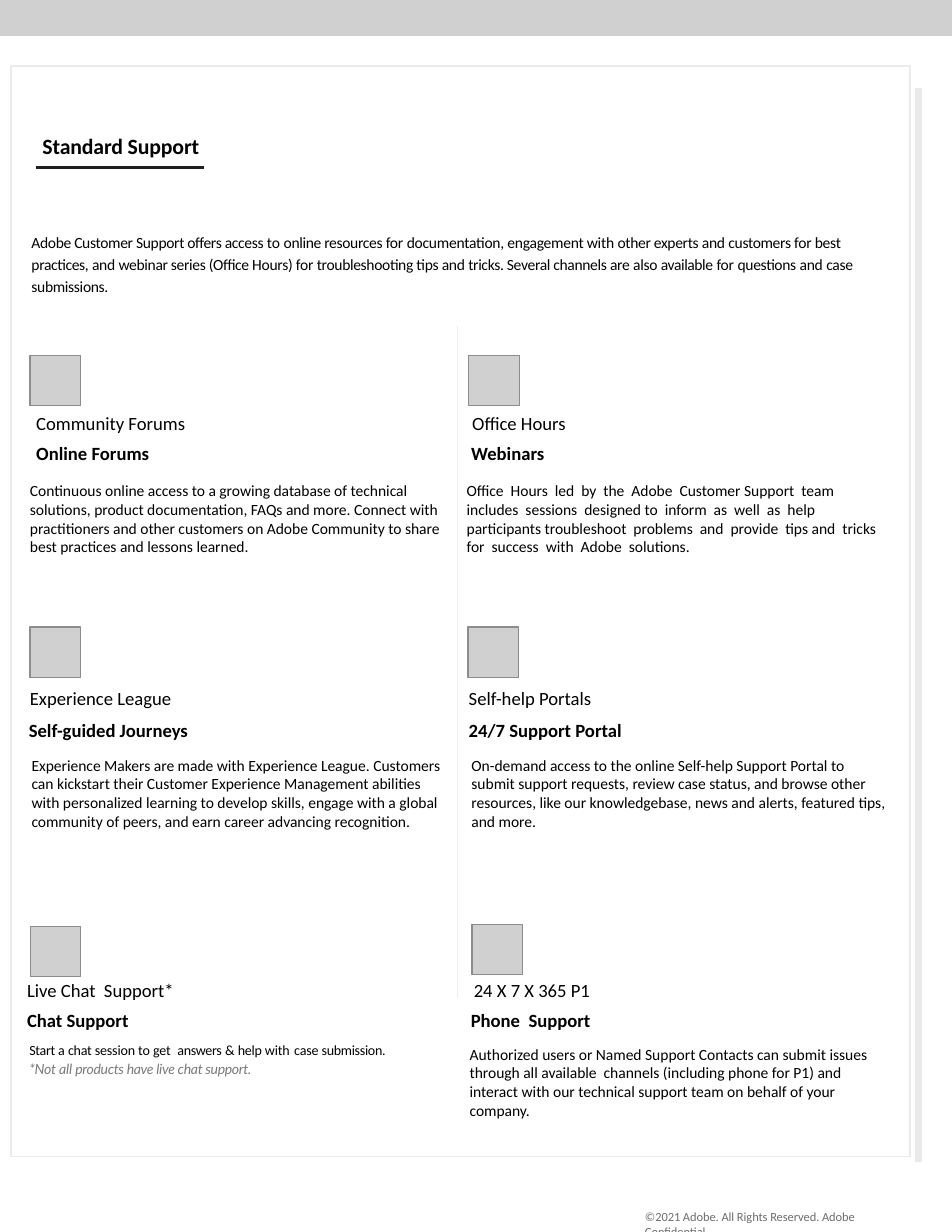
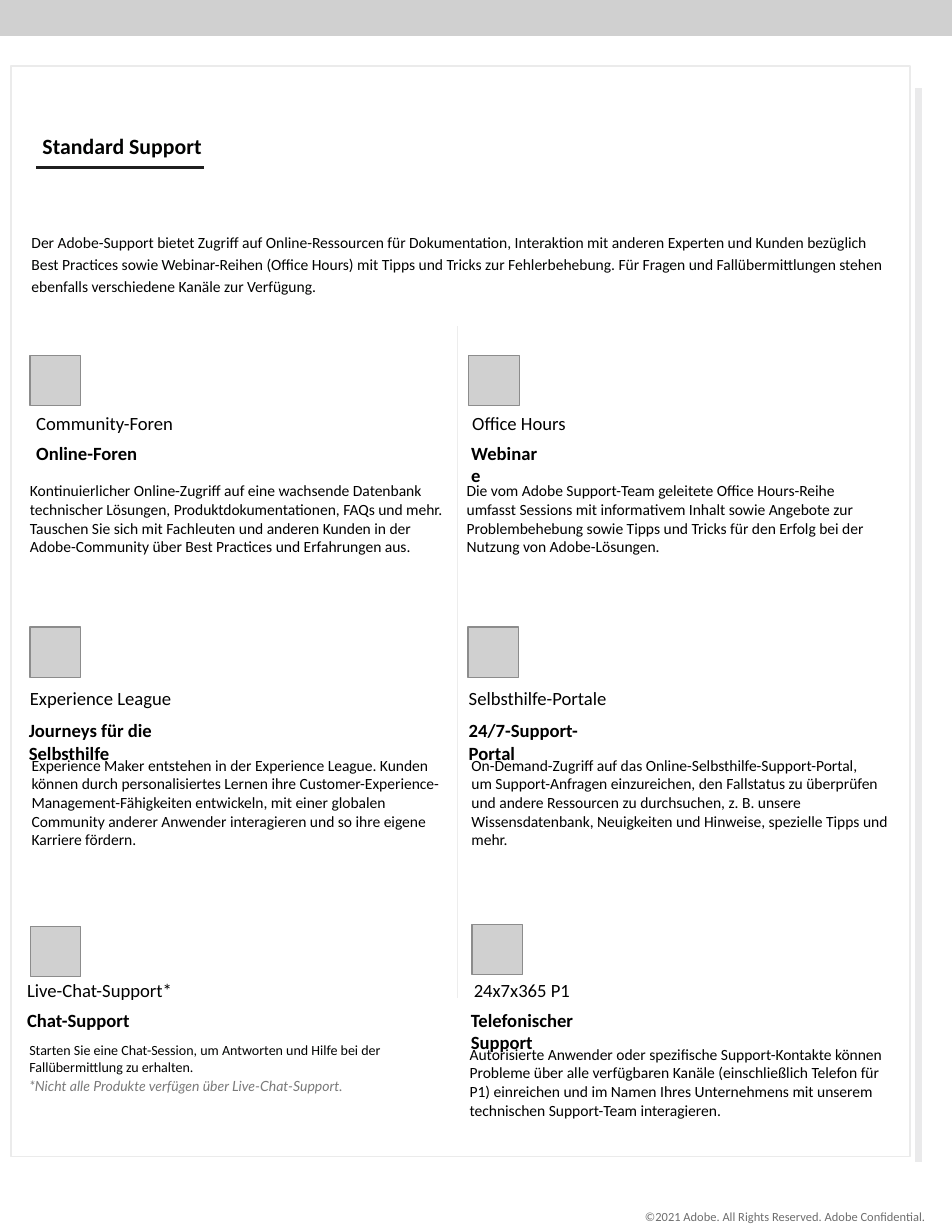
Before and after one commit to AdobeDocs/support-resources.de-DE, a slide deck: slide 2 of help/data-sheets/assets/StandardSupportDatasheet.pptx. Drawn at 952x1232 pixels with LibreOffice and Linux fonts; fonts in the diff are those of the drawing; grey boxes stand for pictures; background and template pictures are left out. Boxes give left, top, right and bottom in pixels: in the first picture for what was removed or moved away, otherwise in the second. Text is boxed around its words. In the diff, an @@ line names an element or a change of style, - is before the commit and + after.

```diff
--- a/help/data-sheets/assets/StandardSupportDatasheet.pptx
+++ b/help/data-sheets/assets/StandardSupportDatasheet.pptx
@@ text "Standard Support" at (42,138,201,158): letter spacing -0.1 to 0 pt @@
@@ text at (31,237,882,295): text changed @@
-Adobe Customer Support offers access to online resources for documentation, engagement with other experts and customers for best practices, and webinar series (Office Hours) for troubleshooting tips and tricks. Several channels are also available for questions and case submissions.
+Der Adobe-Support bietet Zugriff auf Online-Ressourcen für Dokumentation, Interaktion mit anderen Experten und Kunden bezüglich Best Practices sowie Webinar-Reihen (Office Hours) mit Tipps und Tricks zur Fehlerbehebung. Für Fragen und Fallübermittlungen stehen ebenfalls verschiedene Kanäle zur Verfügung.
@@ text at (36,417,173,433): text changed @@
-Community Forums
+Community-Foren
@@ text at (36,447,137,460): text changed @@
-Online Forums
+Online-Foren
@@ text at (471,447,544,460): text changed @@
-Webinars
+Webinare
@@ text at (30,485,442,555): text changed @@
-Continuous online access to a growing database of technical solutions, product documentation, FAQs and more. Connect with practitioners and other customers on Adobe Community to share best practices and lessons learned.
+Kontinuierlicher Online-Zugriff auf eine wachsende Datenbank technischer Lösungen, Produktdokumentationen, FAQs und mehr. Tauschen Sie sich mit Fachleuten und anderen Kunden in der Adobe-Community über Best Practices und Erfahrungen aus.
@@ text at (467,485,863,555): text changed @@
-Office Hours led by the Adobe Customer Support team includes sessions designed to inform as well as help participants troubleshoot problems and provide tips and tricks for success with Adobe solutions.
+Die vom Adobe Support-Team geleitete Office Hours-Reihe umfasst Sessions mit informativem Inhalt sowie Angebote zur Problembehebung sowie Tipps und Tricks für den Erfolg bei der Nutzung von Adobe-Lösungen.
@@ text at (469,692,607,705): text changed @@
-Self-help Portals
+Selbsthilfe-Portale
@@ text at (29,724,152,765): text changed @@
-Self-guided Journeys
+Journeys für die Selbsthilfe
@@ text at (469,724,578,765): text changed @@
-24/7 Support Portal
+24/7-Support-Portal
@@ text at (32,757,439,830): text changed @@
-Experience Makers are made with Experience League. Customers can kickstart their Customer Experience Management abilities with personalized learning to develop skills, engage with a global community of peers, and earn career advancing recognition.
+Experience Maker entstehen in der Experience League. Kunden können durch personalisiertes Lernen ihre Customer-Experience-Management-Fähigkeiten entwickeln, mit einer globalen Community anderer Anwender interagieren und so ihre eigene Karriere fördern.
@@ text at (471,757,887,845): text changed @@
-On-demand access to the online Self-help Support Portal to submit support requests, review case status, and browse other resources, like our knowledgebase, news and alerts, featured tips, and more.
+On-Demand-Zugriff auf das Online-Selbsthilfe-Support-Portal,
+um Support-Anfragen einzureichen, den Fallstatus zu überprüfen und andere Ressourcen zu durchsuchen, z. B. unsere Wissensdatenbank, Neuigkeiten und Hinweise, spezielle Tipps und mehr.
@@ text at (27,984,172,1000): text changed @@
-Live Chat Support*
+Live-Chat-Support*
@@ text at (474,984,570,997): text changed @@
-24 X 7 X 365 P1
+24x7x365 P1
@@ text at (27,1014,129,1030): text changed @@
-Chat Support
+Chat-Support
@@ text at (471,1014,573,1055): text changed @@
-Phone Support
+Telefonischer Support
@@ text at (29,1045,380,1094): text changed @@
-Start a chat session to get answers & help with case submission.
-*Not all products have live chat support.
+Starten Sie eine Chat-Session, um Antworten und Hilfe bei der Fallübermittlung zu erhalten.
+*Nicht alle Produkte verfügen über Live-Chat-Support.
@@ text at (470,1046,882,1119): text changed @@
-Authorized users or Named Support Contacts can submit issues through all available channels (including phone for P1) and interact with our technical support team on behalf of your company.
+Autorisierte Anwender oder spezifische Support-Kontakte können Probleme über alle verfügbaren Kanäle (einschließlich Telefon für P1) einreichen und im Namen Ihres Unternehmens mit unserem technischen Support-Team interagieren.
@@ text "©2021 Adobe. All Rights Reserved. ..." at (645,1212,925,1223): letter spacing -0.1 to 0 pt @@
```
Also in this commit, not shown: 2 other slides changed, 7 other files.
